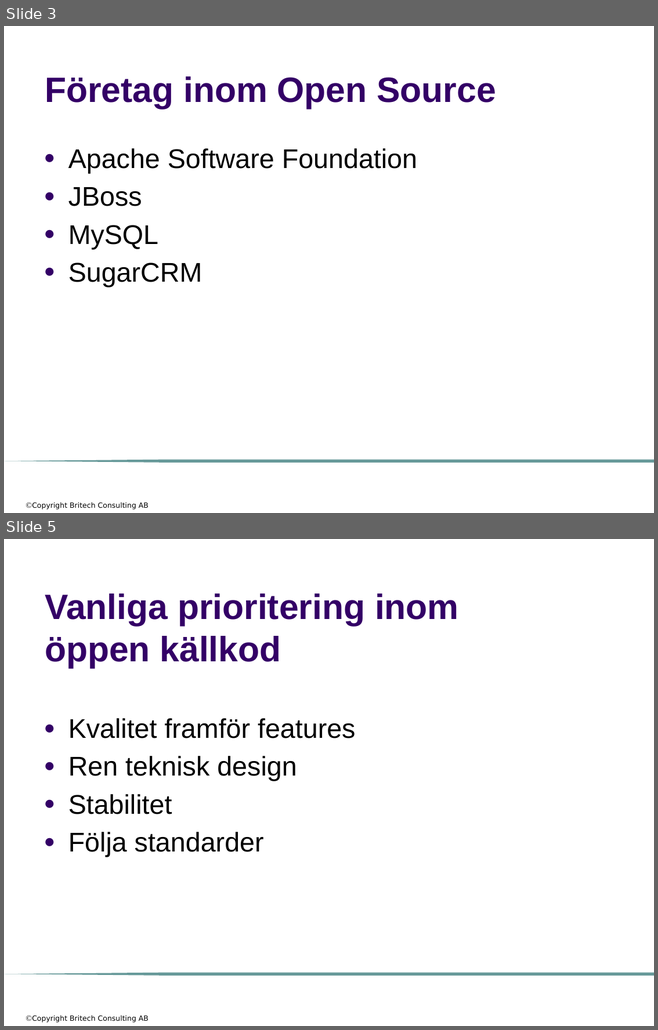
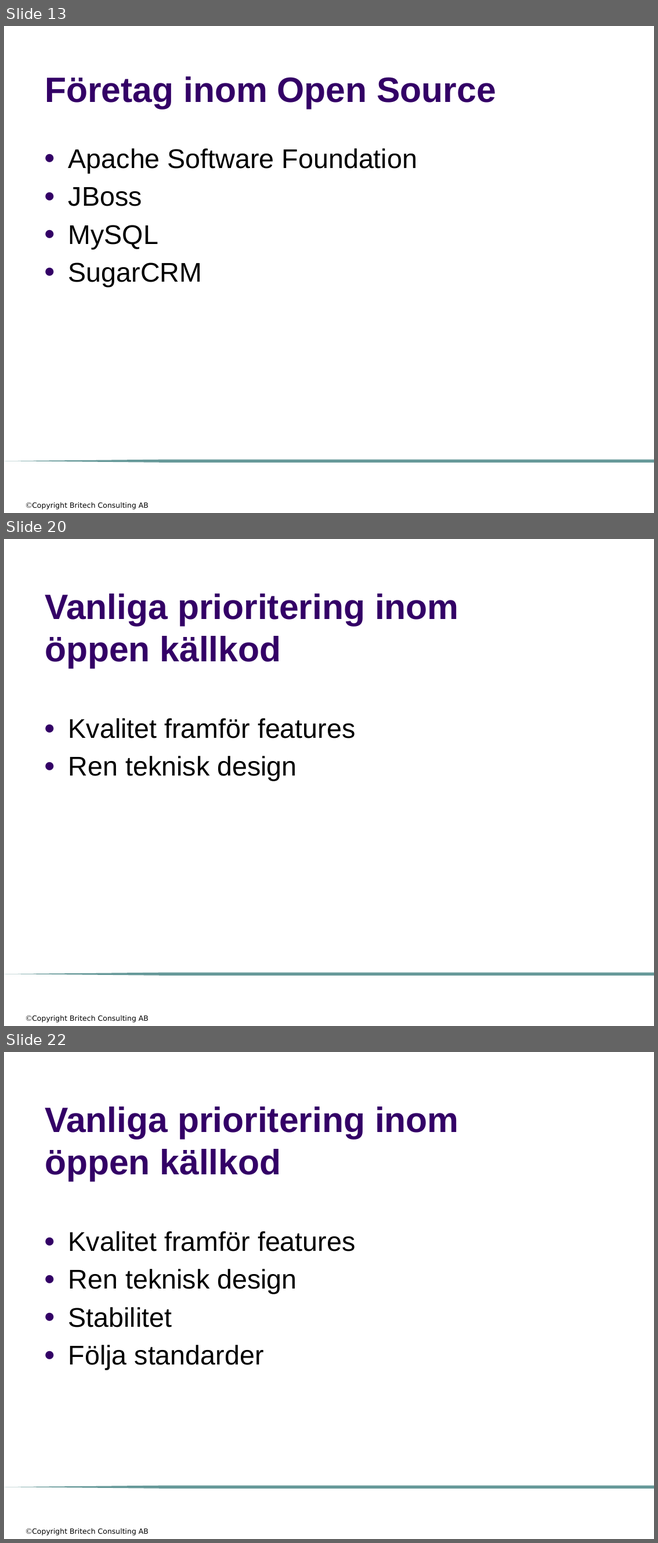
Before and after one commit to me97esn/groovyseminarium, a slide deck: groovyseminarie/dokument/open_source.pptx. Shown one above the other, each under a label of ours: slides 3 and 5 before the commit, slides 13, 20 and 22 after it; the slides between them are not shown. The pictures are 658x1030 and 658x1543 pixels, drawn with LibreOffice and Linux fonts; fonts in the diff are those of the drawing; background and template pictures are left out. Boxes give left, top, right and bottom in pixels: in the first picture for what was removed or moved away, otherwise in the second. Text is boxed around its words. In the diff, an @@ line names an element or a change of style, - is before the commit and + after.

```diff
--- a/groovyseminarie/dokument/open_source.pptx
+++ b/groovyseminarie/dokument/open_source.pptx
@@ slide 20 added at [4, 539, 654, 1026], background #FFFFFF; not listed: 2 template elements that a slide beside it also shows @@
@@ title added at [45, 594, 459, 668], 39 pt, text #330066, bold @@
+Vanliga prioritering inom öppen källkod
@@ text added at [68, 718, 355, 781], 30 pt, text #000000 @@
+● Kvalitet framför features
+● Ren teknisk design
@@ what was slide 3 is now slide 13 @@
@@ what was slide 5 is now slide 22 @@
```
Also in this commit, not shown: 4 slides changed, 33 other slides added.
